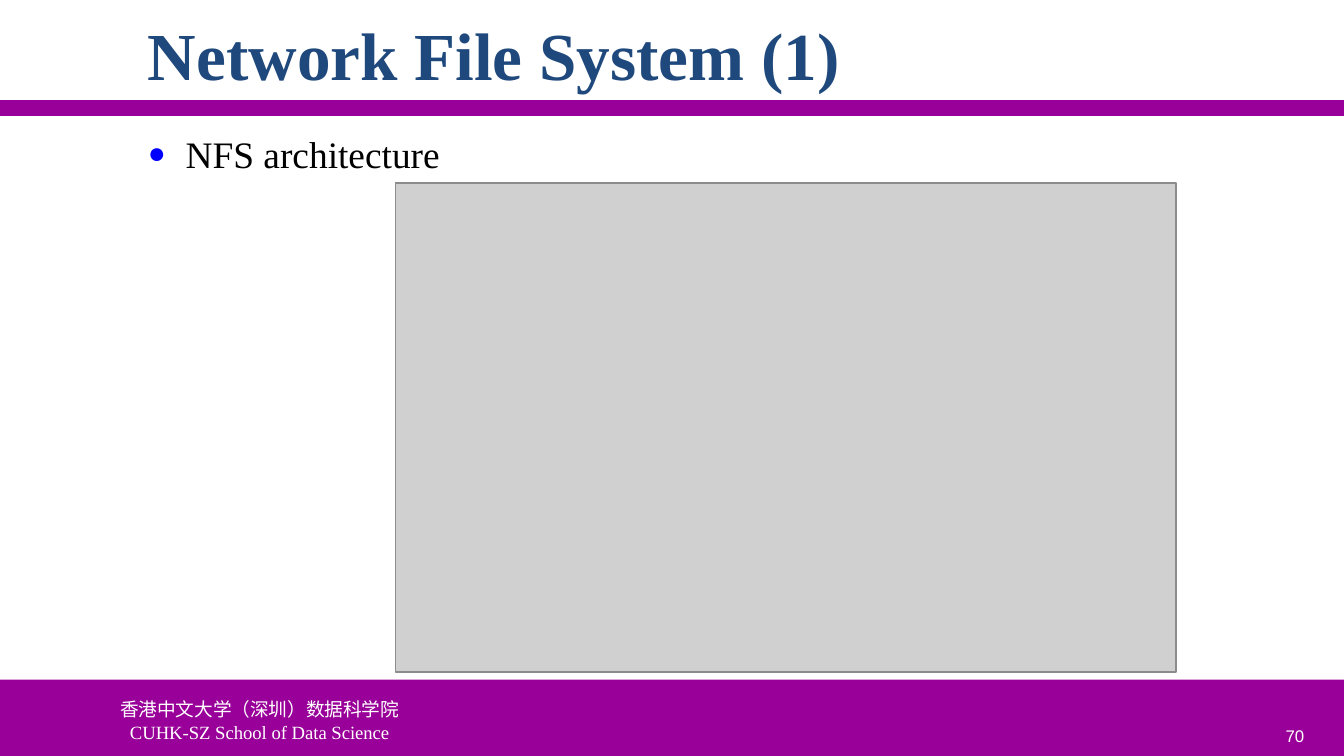
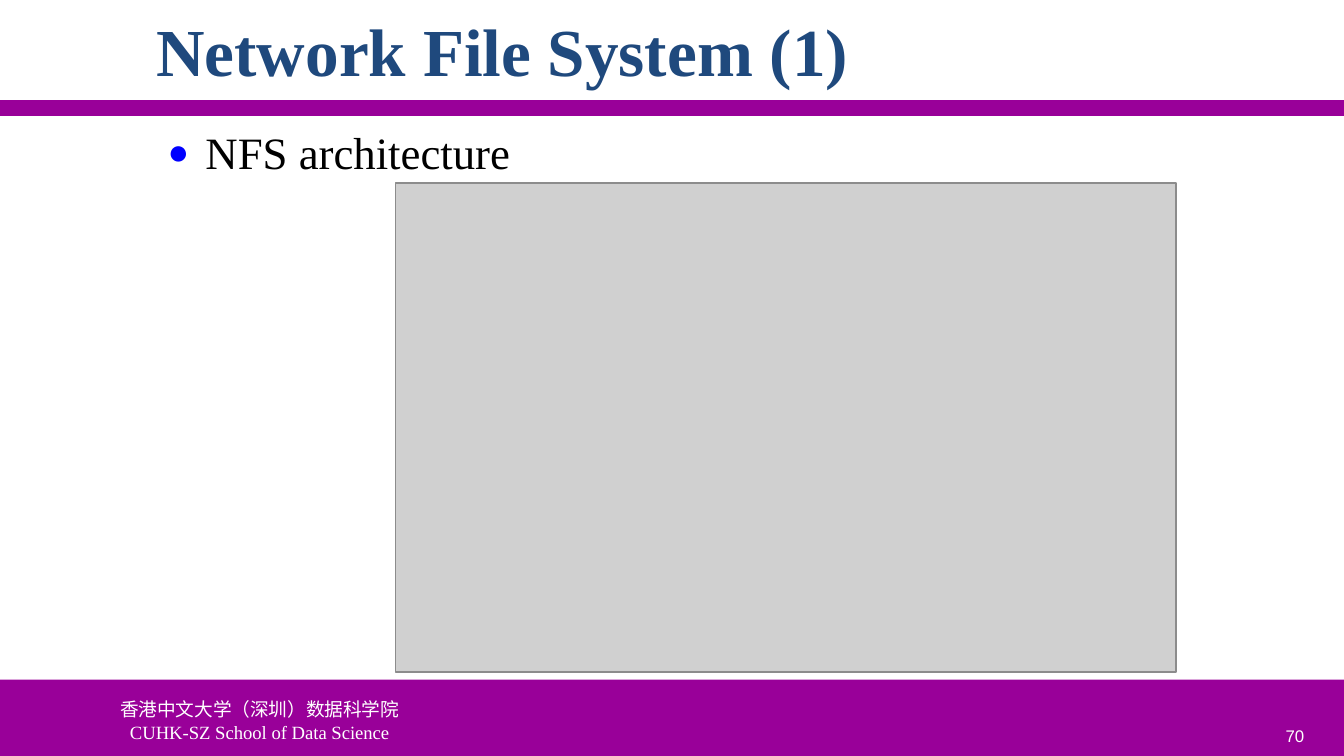
Before and after one commit to ychung1103/ychung1103.github.io, a slide deck: slide 70 of Slides/CSC6103/VT-05 Storage Virtualization.pptx. Drawn at 1344x756 pixels with LibreOffice and Linux fonts; fonts in the diff are those of the drawing; grey boxes stand for pictures; background and template pictures are left out. Boxes give left, top, right and bottom in pixels: in the first picture for what was removed or moved away, otherwise in the second. Text is boxed around its words. In the diff, an @@ line names an element or a change of style, - is before the commit and + after.

```diff
--- a/Slides/CSC6103/VT-05 Storage Virtualization.pptx
+++ b/Slides/CSC6103/VT-05 Storage Virtualization.pptx
@@ title "Network File System (1)" moved from (x1=148, y1=33, x2=839, y2=93) to (x1=156, y1=29, x2=848, y2=89) @@
@@ text "NFS architecture" moved from (x1=186, y1=142, x2=439, y2=169) to (x1=205, y1=138, x2=510, y2=170) @@
@@ text "NFS architecture" at (x1=205, y1=138, x2=510, y2=170): size 20 to 24 pt @@
```
Also in this commit, not shown: 97 other slides changed, 2 other files.
